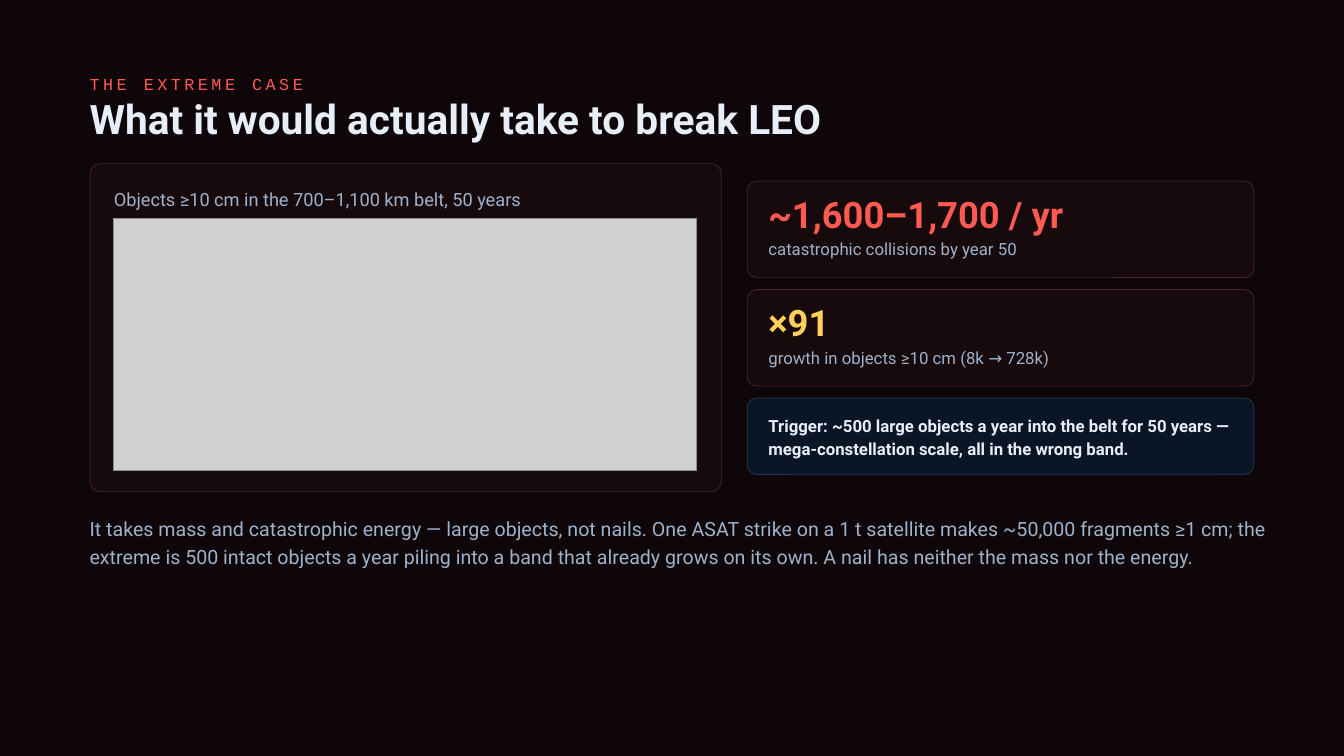
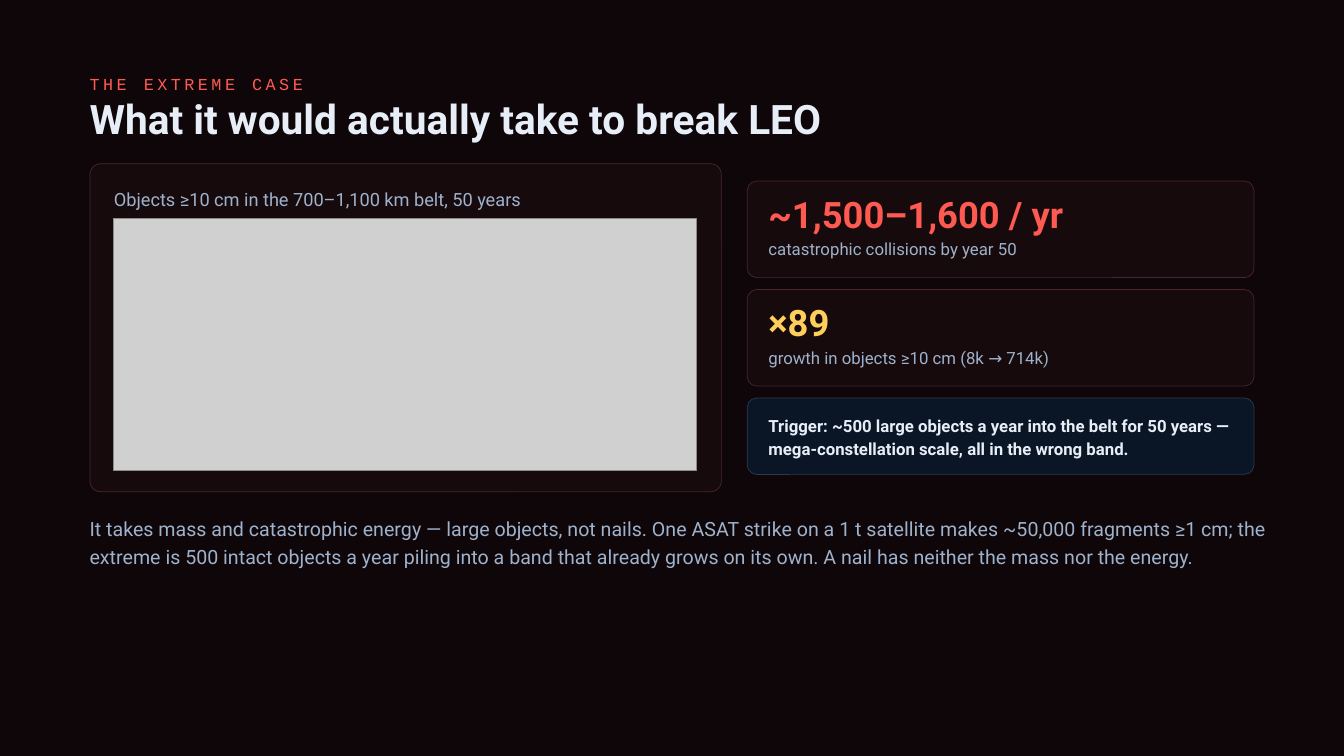
Before and after one commit to TimKadyrov/DebrisCascade, a slide deck: slide 17 of Barrel of Nails — Kessler Study.pptx. Drawn at 1344x756 pixels with LibreOffice and Linux fonts; fonts in the diff are those of the drawing; grey boxes stand for pictures. Boxes give left, top, right and bottom in pixels: in the first picture for what was removed or moved away, otherwise in the second. Text is boxed around its words. In the diff, an @@ line names an element or a change of style, - is before the commit and + after.

```diff
--- a/Barrel of Nails — Kessler Study.pptx
+++ b/Barrel of Nails — Kessler Study.pptx
@@ text at [768, 201, 1064, 236]: text changed @@
-~1,600–1,700 / yr
+~1,500–1,600 / yr
@@ text at [768, 309, 829, 337]: text changed @@
-×91
+×89
@@ text at [768, 351, 1049, 368]: text changed @@
-growth in objects ≥10 cm (8k → 728k)
+growth in objects ≥10 cm (8k → 714k)
```
Also in this commit, not shown: 5 other slides changed, 5 other files.
